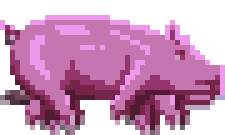
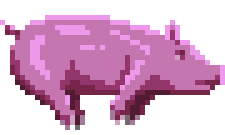
The second 225 × 135 image is a revision of the first. Changes to its layers:
hid group "Bacon/Samedi RunOut" (2 layers) over [0,25,225,130]
hid group "Bacon/Samedi Fixe" (3 layers) over [0,25,225,135]
hid "Copie de BaconFixe" over [0,25,225,105]
hid "Copie de SpiritOfBacon.png" over [0,25,225,135]
